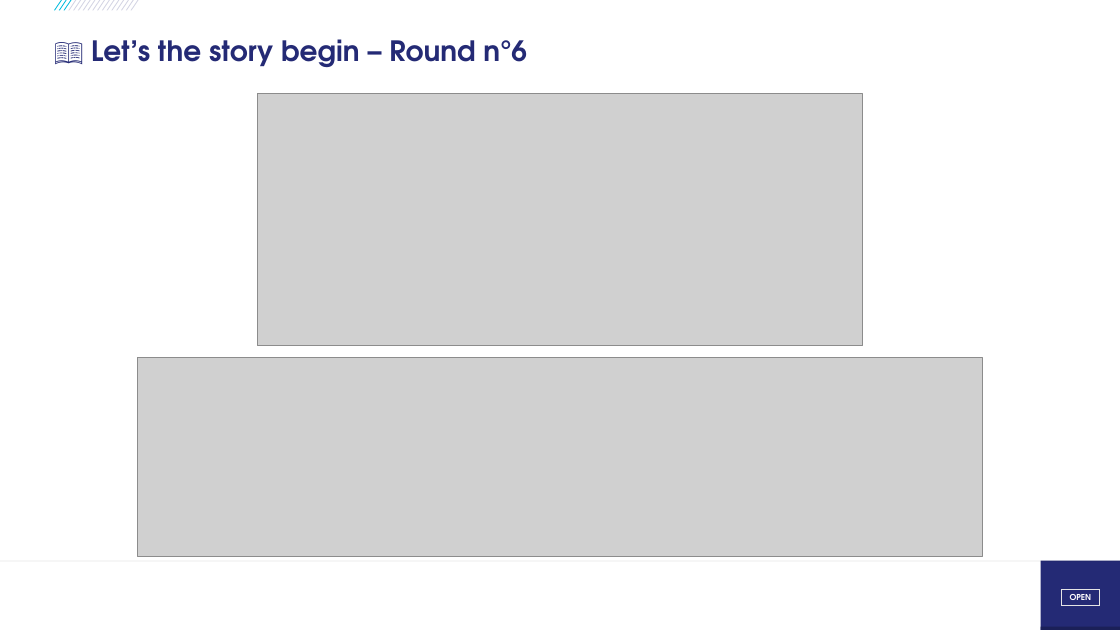
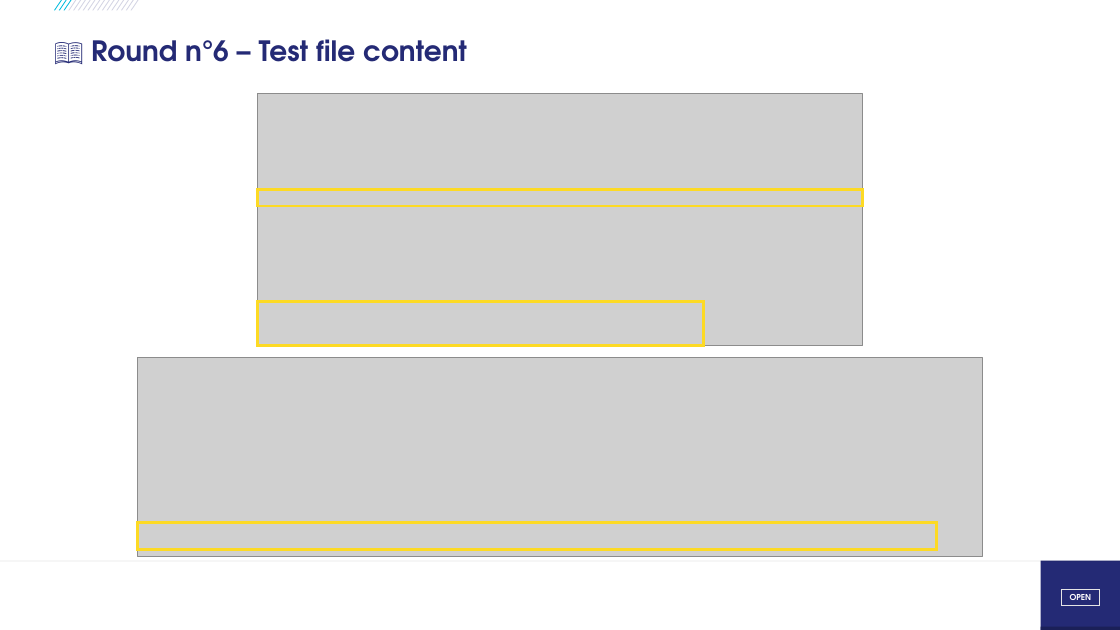
Before and after one commit to righettod/voxxeddays-lux-2026, a slide deck: slide 30 of presentation.pptx (slide 28 before the commit). Drawn at 1120x630 pixels with LibreOffice and Linux fonts; fonts in the diff are those of the drawing; grey boxes stand for pictures; background and template pictures are left out. Boxes give left, top, right and bottom in pixels: in the first picture for what was removed or moved away, otherwise in the second. Text is boxed around its words. In the diff, an @@ line names an element or a change of style, - is before the commit and + after.

```diff
--- a/presentation.pptx
+++ b/presentation.pptx
@@ title at bbox=[91, 39, 467, 62]: text changed @@
-📖 Let’s the story begin – Round n°6
+📖 Round n°6 – Test file content
@@ rectangle added at bbox=[257, 190, 863, 207], outline #FDDA24 2.5 pt @@
@@ rectangle added at bbox=[257, 302, 703, 346], outline #FDDA24 2.5 pt @@
@@ rectangle added at bbox=[138, 523, 937, 549], outline #FDDA24 2.5 pt @@
```
Also in this commit, not shown: 34 other slides changed, 6 slides added, 1 slide removed, 2 other files.
